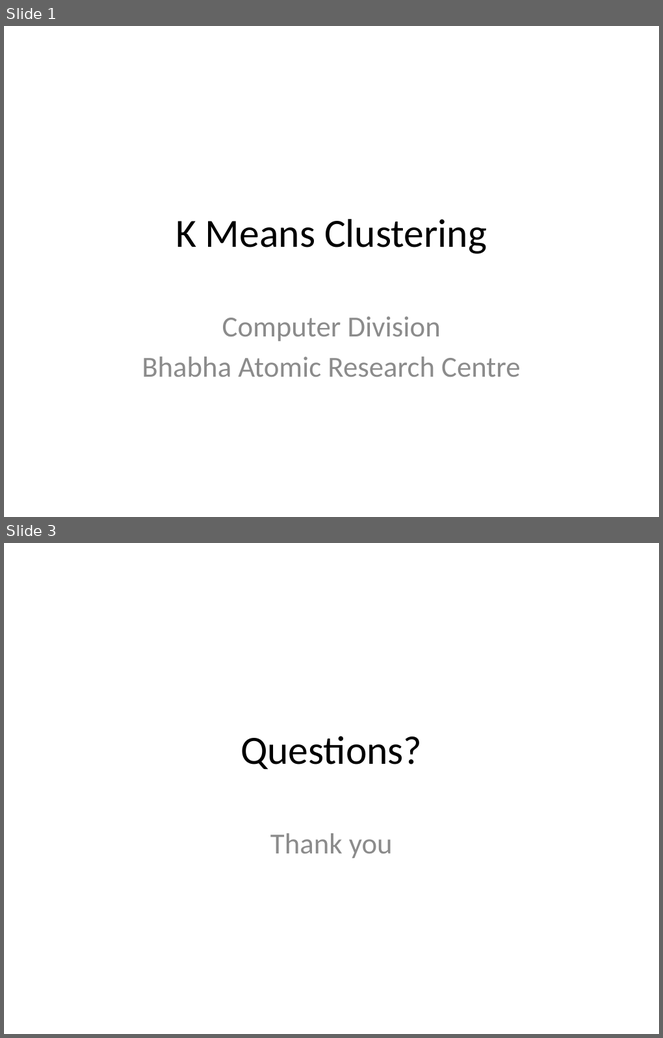
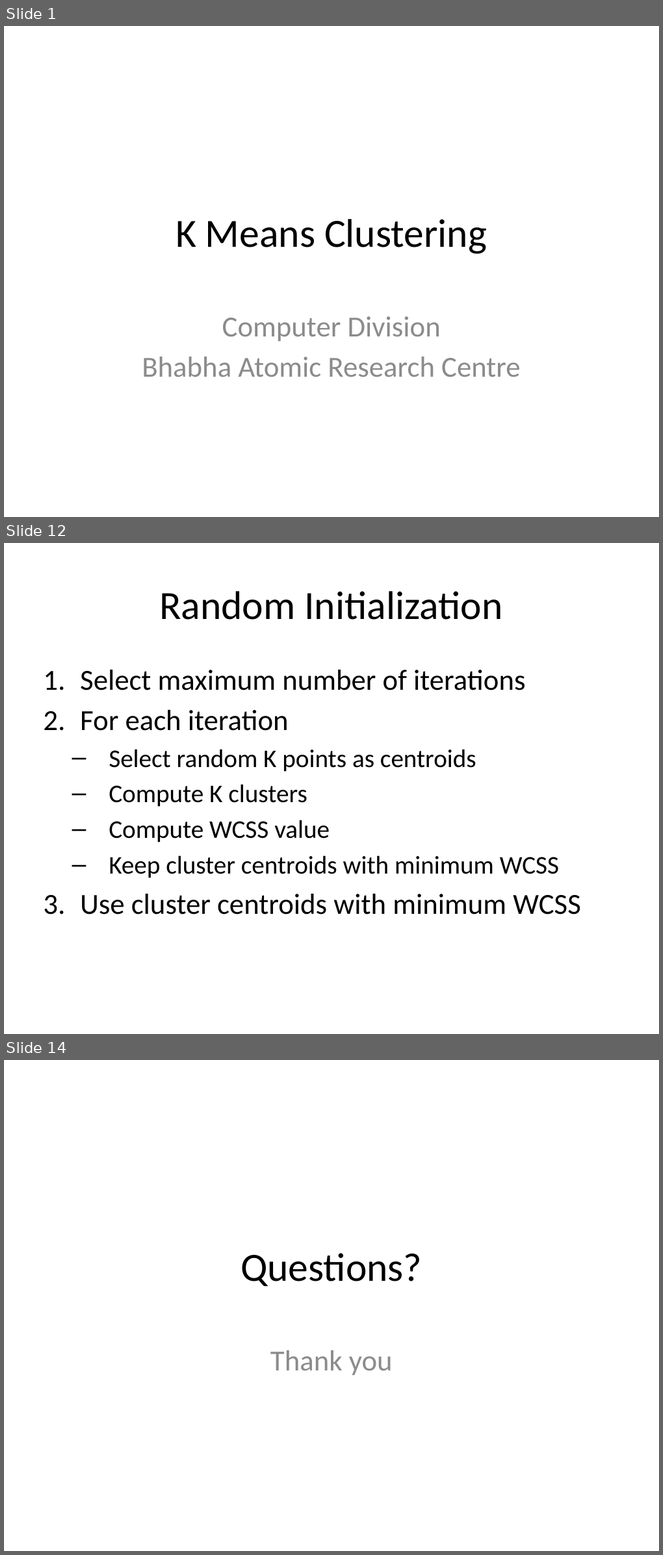
Before and after one commit to look4pritam/ArtificialIntelligence, a slide deck: MachineLearning/K-MeansClustering.pptx. Shown one above the other, each under a label of ours: slides 1 and 3 before the commit, slides 1, 12 and 14 after it; the slides between them are not shown. The pictures are 663x1038 and 663x1555 pixels, drawn with LibreOffice and Linux fonts; fonts in the diff are those of the drawing. Boxes give left, top, right and bottom in pixels: in the first picture for what was removed or moved away, otherwise in the second. Text is boxed around its words. In the diff, an @@ line names an element or a change of style, - is before the commit and + after.

Commit message:
K means clustering is added.

```diff
--- a/MachineLearning/K-MeansClustering.pptx
+++ b/MachineLearning/K-MeansClustering.pptx
@@ slide 12 added at (4,543,659,1034), background #FFFFFF @@
@@ title added at (159,591,503,620), 44 pt, text #000000 @@
+Random Initialization
@@ text added at (80,670,581,915), 28 pt, text #000000 @@
+1. Select maximum number of iterations
+2. For each iteration
+  – Select random K points as centroids
+  – Compute K clusters
+  – Compute WCSS value
+  – Keep cluster centroids with minimum WCSS
+3. Use cluster centroids with minimum WCSS
@@ what was slide 3 is now slide 14 @@
```
Also in this commit, not shown: 11 other slides added, 1 slide removed.
